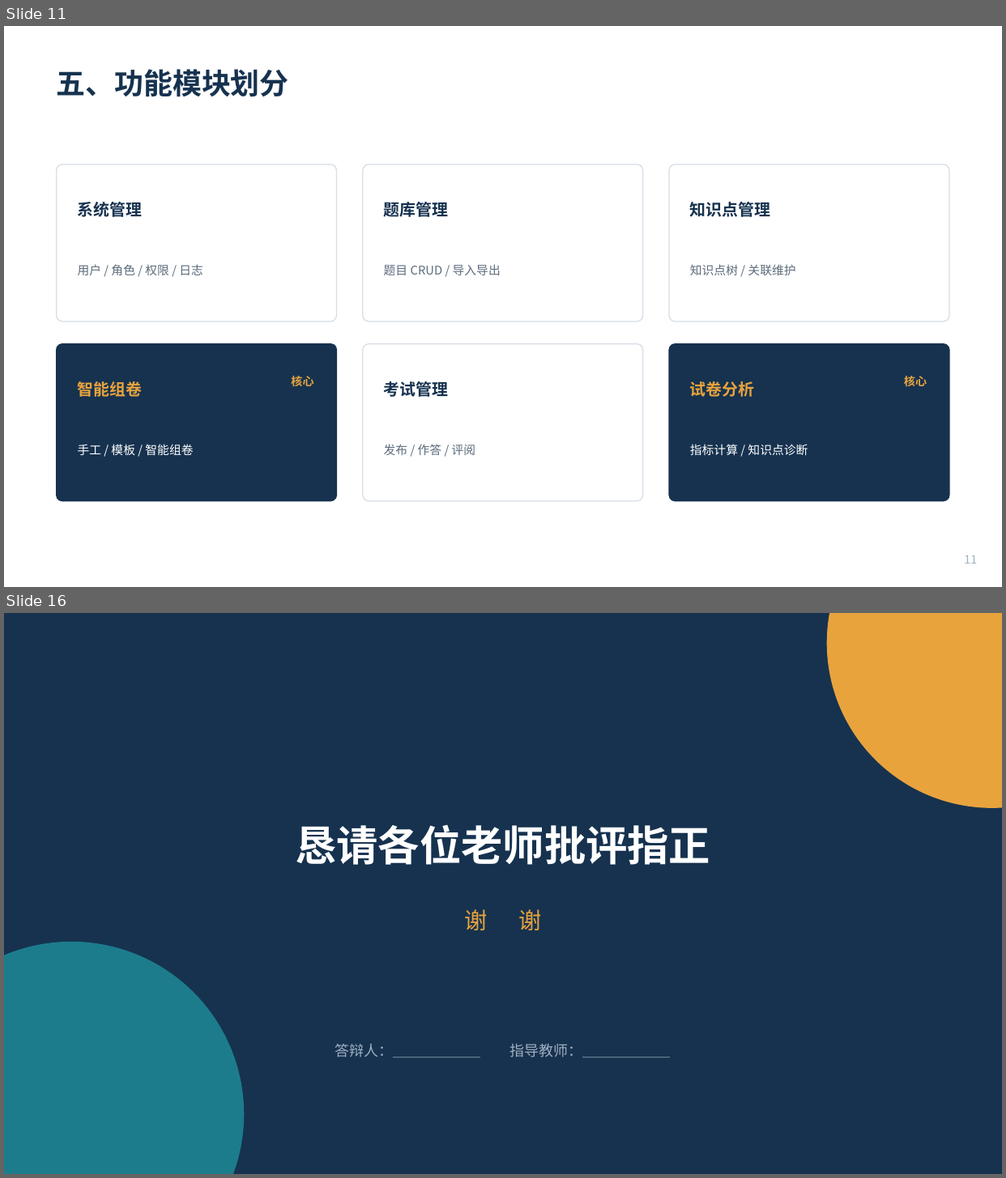
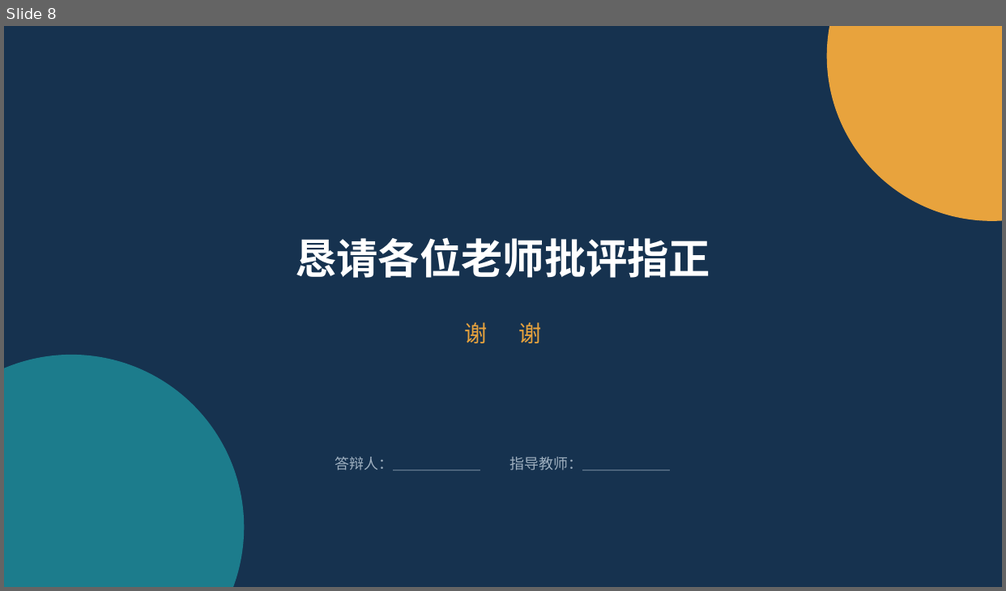
Before and after one commit to esneighbour9/Intelligent-Test-Paper-Generation-and-Analysis, a slide deck: docs/08-答辩/开题答辩.pptx. Shown one above the other, each under a label of ours: slides 11 and 16 before the commit, slide 8 after it; the slides between them are not shown. The pictures are 1006x1178 and 1006x591 pixels, drawn with LibreOffice and Linux fonts; fonts in the diff are those of the drawing. Boxes give left, top, right and bottom in pixels: in the first picture for what was removed or moved away, otherwise in the second. Text is boxed around its words. In the diff, an @@ line names an element or a change of style, - is before the commit and + after.

```diff
--- a/docs/08-答辩/开题答辩.pptx
+++ b/docs/08-答辩/开题答辩.pptx
@@ slide 11 removed at bbox=[4, 26, 1002, 587], background #FFFFFF @@
@@ text removed at bbox=[57, 69, 289, 97] @@
-五、功能模块划分
@@ rounded rectangle removed at bbox=[57, 165, 336, 322] @@
@@ rounded rectangle removed at bbox=[363, 165, 642, 322] @@
@@ rounded rectangle removed at bbox=[670, 165, 949, 322] @@
@@ text removed at bbox=[78, 202, 143, 217] @@
-系统管理
@@ text removed at bbox=[384, 202, 449, 217] @@
-题库管理
@@ text removed at bbox=[690, 202, 770, 217] @@
-知识点管理
@@ text removed at bbox=[78, 264, 203, 275] @@
-用户 / 角色 / 权限 / 日志
@@ text removed at bbox=[384, 264, 501, 275] @@
-题目 CRUD / 导入导出
@@ text removed at bbox=[690, 264, 795, 275] @@
-知识点树 / 关联维护
@@ rounded rectangle removed at bbox=[57, 344, 336, 501] @@
@@ rounded rectangle removed at bbox=[363, 344, 642, 501] @@
@@ rounded rectangle removed at bbox=[670, 344, 949, 501] @@
@@ text removed at bbox=[78, 382, 143, 397] @@
-智能组卷
@@ text removed at bbox=[291, 376, 313, 387] @@
-核心
@@ text removed at bbox=[384, 382, 449, 397] @@
-考试管理
@@ text removed at bbox=[690, 382, 755, 397] @@
-试卷分析
@@ text removed at bbox=[904, 376, 927, 387] @@
-核心
@@ text removed at bbox=[78, 444, 193, 455] @@
-手工 / 模板 / 智能组卷
@@ text removed at bbox=[384, 444, 476, 455] @@
-发布 / 作答 / 评阅
@@ text removed at bbox=[690, 444, 808, 456] @@
-指标计算 / 知识点诊断
@@ text removed at bbox=[964, 556, 977, 564] @@
-11
@@ what was slide 16 is now slide 8 @@
```
Also in this commit, not shown: 5 slides changed, 1 slide added, 8 other slides removed, 1 other file.
